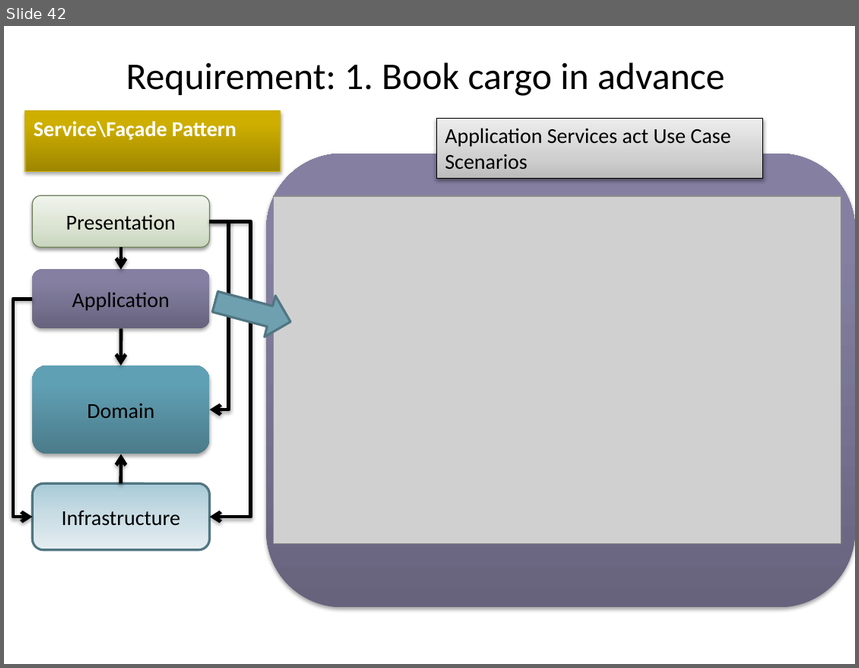
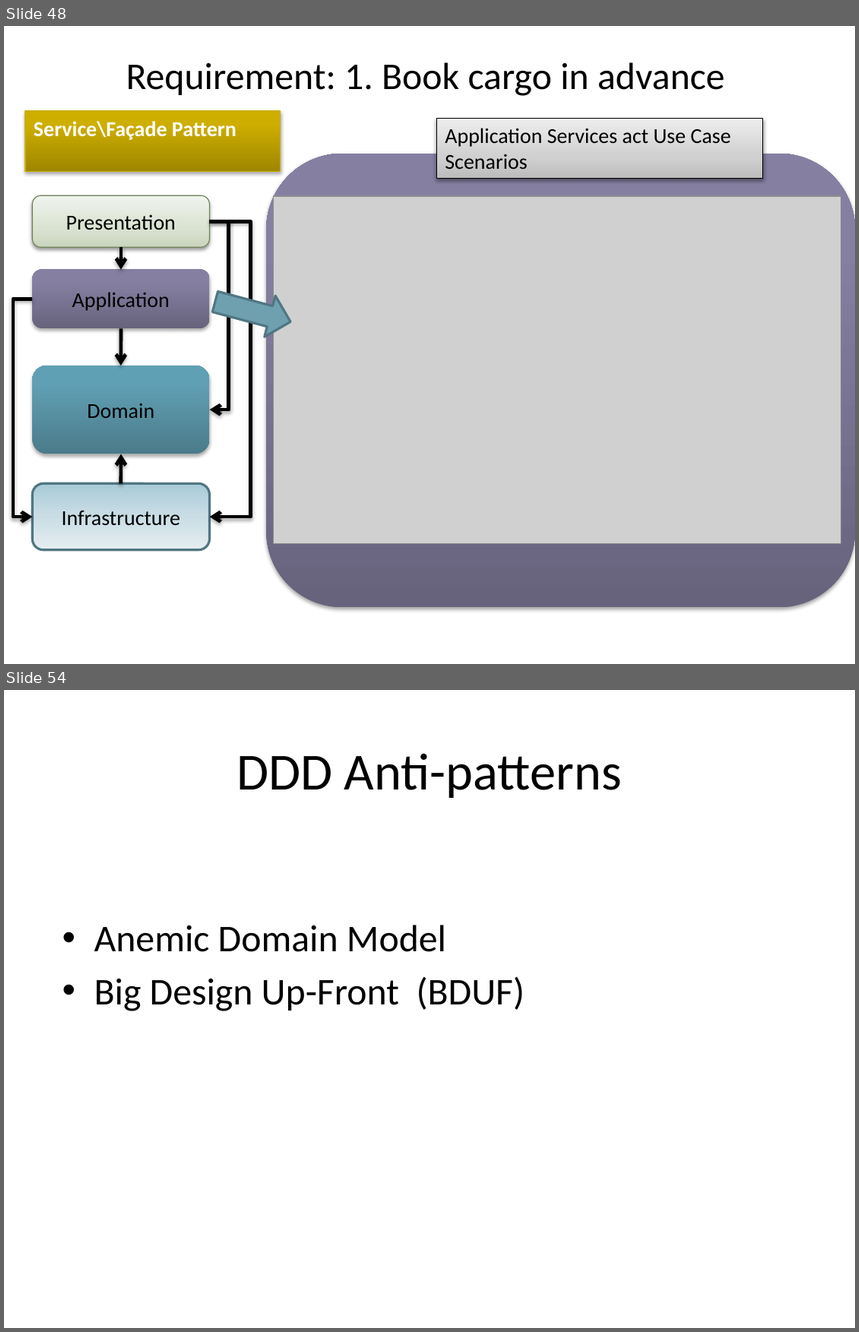
Before and after one commit to arturtv/dddpresentation, a slide deck: Domain-DrivenDesign.A.Trosin.pptx. Shown one above the other, each under a label of ours: slide 42 before the commit, slides 48 and 54 after it; the slides between them are not shown. The pictures are 859x668 and 859x1332 pixels, drawn with LibreOffice and Linux fonts; fonts in the diff are those of the drawing; grey boxes stand for pictures. Boxes give left, top, right and bottom in pixels: in the first picture for what was removed or moved away, otherwise in the second. Text is boxed around its words. In the diff, an @@ line names an element or a change of style, - is before the commit and + after.

```diff
--- a/Domain-DrivenDesign.A.Trosin.pptx
+++ b/Domain-DrivenDesign.A.Trosin.pptx
@@ slide 54 added at (4,690,855,1328), background #FFFFFF @@
@@ title added at (237,753,622,798), 44 pt, text #000000 @@
+DDD Anti-patterns
@@ text added at (94,925,525,1011), 32 pt, text #000000 @@
+• Anemic Domain Model
+• Big Design Up-Front (BDUF)
@@ what was slide 42 is now slide 48 @@
```
Also in this commit, not shown: 2 slides changed, 12 other slides added, 1 slide removed.
